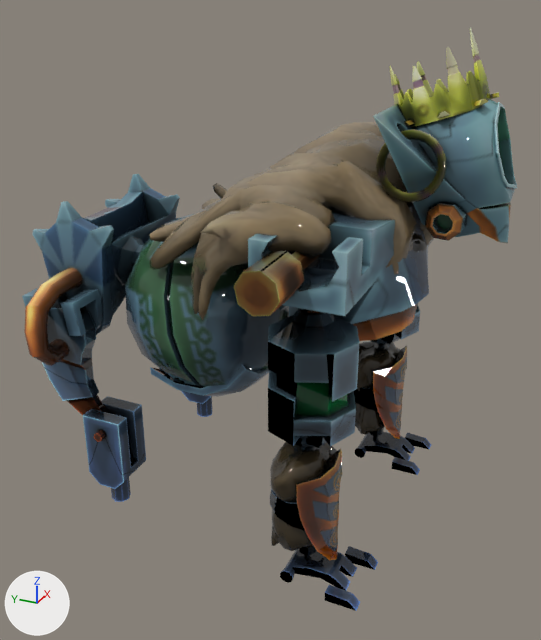
The FBX model OMANI-v2.0/Assets/Models/Characters/NewOmani/MECA@ANIM_GET_UP.fbx: old version first, new version second.
Both versions are drawn from a 50 mm lens placed at (-8.98, -4.04, 7.38), pointed at (-0.19, -0.09, 2.99). The axes (+X, +Y, +Z) are drawn at lower left. The lights are the same throughout. Where no turn or scale is listed for an object, it has been applied to the vertices.

The older version as bpy lines, for what is in view:
```python
me_mesh_001 = bpy.data.meshes.new('Mesh.001')
me_mesh_001.from_pydata(...)  # 6070 vertices, 12070 faces; spans x -2.79..2.52, y -4.41..2.13, z -3.27..3.57
me_mesh_001.materials.append(mat_material)  # picture img_meca_diffuse_png
ob_meca_reina = bpy.data.objects.new('Meca_Reina', me_mesh_001)
ob_meca_reina.location = (0.08, 1.28, 3.31)
```
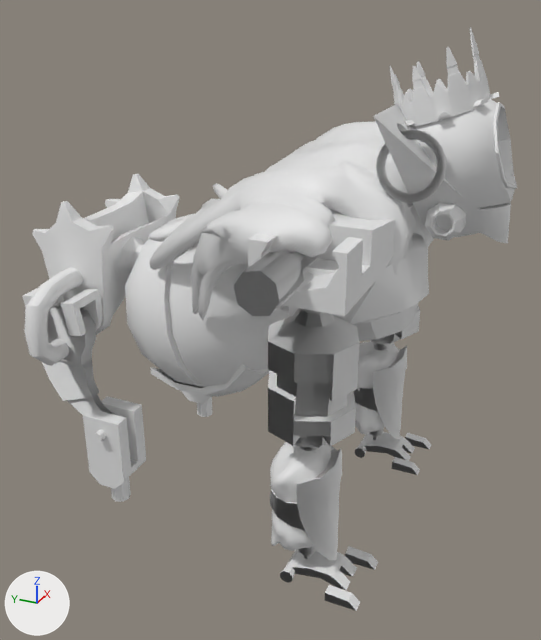
The change in detail:
me_mesh_001 has 6070 vertices, 12070 faces and spans x -2.79..2.52, y -4.41..2.13, z -3.27..3.57.
me_mesh_001 no longer uses material mat_material (picture img_meca_diffuse_png).

Location of each change, [x1, y1, x2, y2] in pixels of the pictures (541 x 640 px):
'Meca_Reina', recoloured: [22, 27, 517, 611] in both
